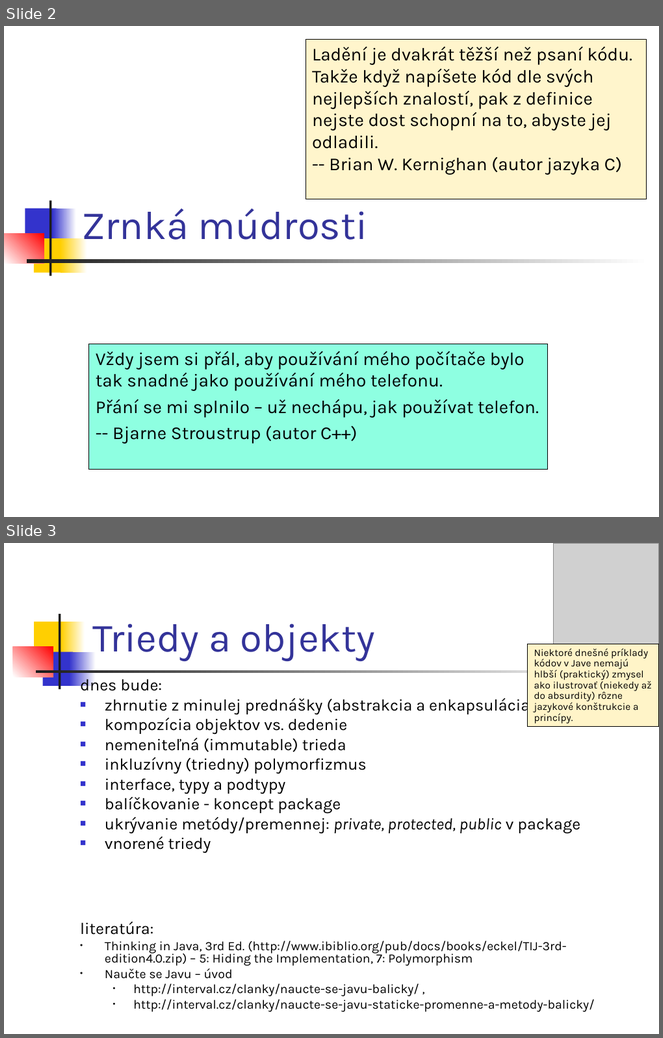
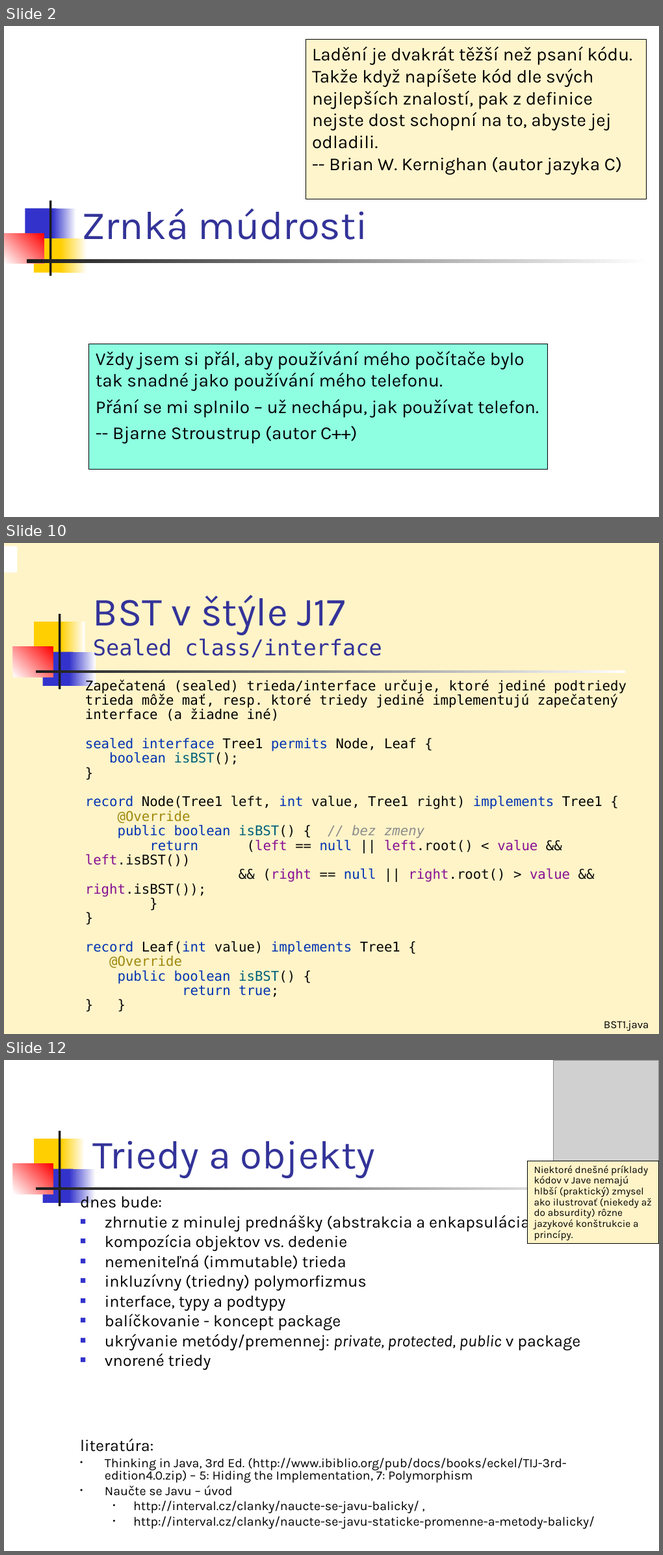
Before and after one commit to Programovanie4/Prednasky, a slide deck: 04/04_java.ppt. Shown one above the other, each under a label of ours: slides 2 and 3 before the commit, slides 2, 10 and 12 after it; the slides between them are not shown. The pictures are 663x1038 and 663x1555 pixels, drawn with LibreOffice and Linux fonts; fonts in the diff are those of the drawing; grey boxes stand for pictures. Boxes give left, top, right and bottom in pixels: in the first picture for what was removed or moved away, otherwise in the second. Text is boxed around its words. In the diff, an @@ line names an element or a change of style, - is before the commit and + after.

```diff
--- a/04/04_java.ppt
+++ b/04/04_java.ppt
@@ slide 10 added at [4,543,659,1034], background #FFF4C8; not listed: 7 template elements that a slide beside it also shows @@
@@ rectangle added at [4,546,17,572], fill #FFFFFF @@
@@ title added at [93,595,382,660], 24 pt, text #333399 @@
+BST v štýle J17
+Sealed class/interface
@@ text added at [85,679,627,997], 14.8 pt, text #000000 @@
+Zapečatená (sealed) trieda/interface určuje, ktoré jediné podtriedy trieda môže mať, resp. ktoré triedy jediné implementujú zapečatený interface (a žiadne iné)
+sealed interface Tree1 permits Node, Leaf {
+boolean isBST();
+}
+record Node(Tree1 left, int value, Tree1 right) implements Tree1 {
+@Override
+public boolean isBST() { // bez zmeny
+return (left == null || left.root() < value && left.isBST())
+&& (right == null || right.root() > value && right.isBST());
+}
+}
+record Leaf(int value) implements Tree1 {
+@Override
+public boolean isBST() {
+return true;
+} }
@@ text added at [604,1021,649,1031], 12 pt, text #000000 @@
+BST1.java
@@ what was slide 3 is now slide 12 @@
```
Also in this commit, not shown: 1 slide changed, 10 other slides added, 1 slide removed, 2 other files.
